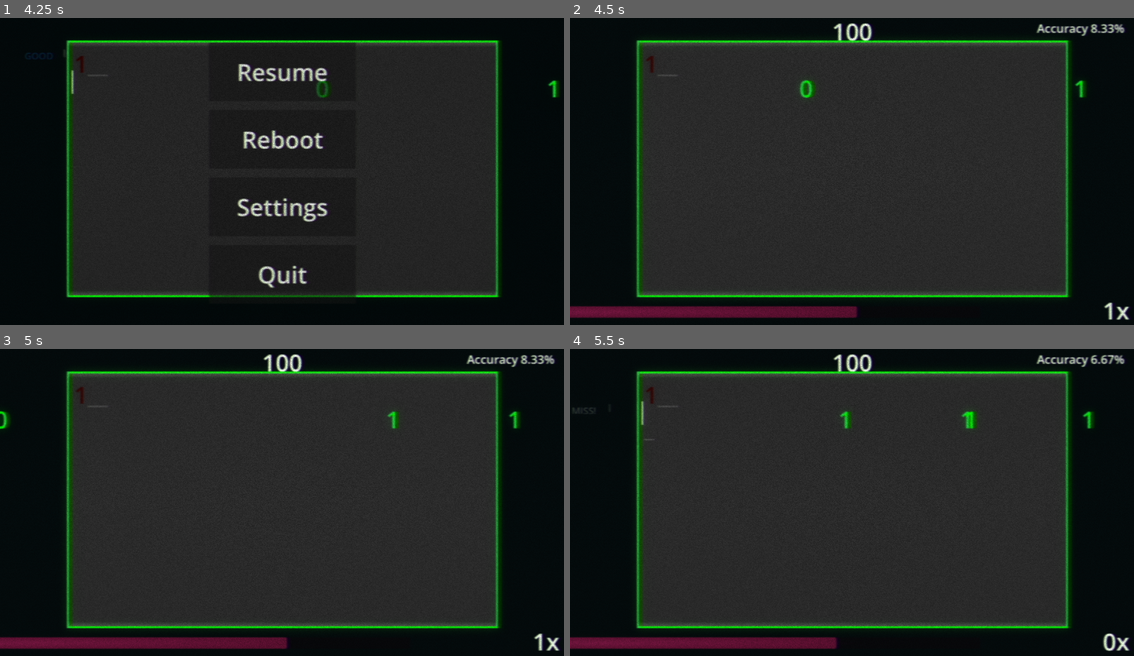
Above: before the commit, frames 1-4 (two rows, left to right).
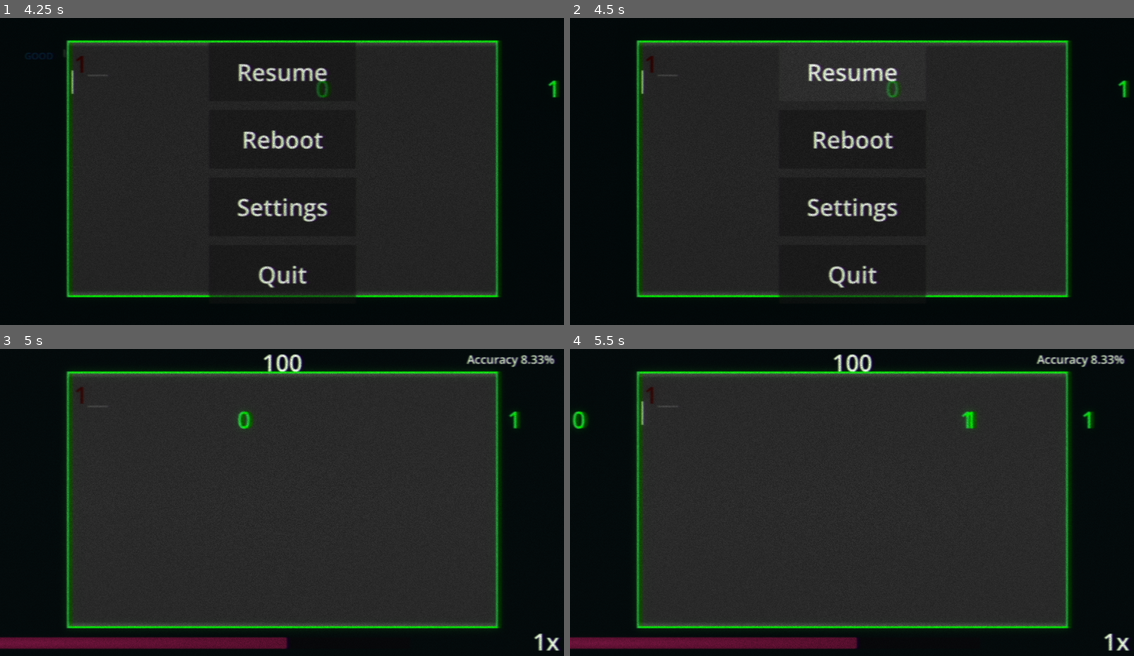
Above: after the commit, the same moments.

Repository: joeljanzen/Bitstreamer
Game: Godot game, scene res://Scenes/level.tscn
Two runs of this game, one before a commit and one after it. Both use one fixed random seed, a clock stepped at 60 frames per second and the inputs below. Sound files missing from this copy of the repository are replaced by a short silence.
Inputs (mouse positions are in pixels of both pictures, inside the frame that each line leads up to):
- Up to frame 1 (4.25 s): tap Enter (enter) at 0.5, 0.6, 1.55, 2.3, 2.85, 3.8 s; move the mouse to (406, 153) at 0.52 s; move the mouse to (169, 183) at 1.27 s; tap 0 (0 bit) at 1.35 s; move the mouse to (338, 97) at 2.02 s; tap 1 (1 bit) at 2.1 s; move the mouse to (253, 232) at 2.77 s; tap Space at 3.5 s; move the mouse to (451, 217) at 3.52 s; tap W (spawn 0 bit) at 3.6 s; tap Escape (pause) at 4.15 s
- Up to frame 2 (4.5 s): click "Resume" at 4.25 s
- Up to frame 3 (5 s): no input
- Up to frame 4 (5.5 s): move the mouse to (682, 453) at 5.02 s; tap Q (spawn 1 bit) at 5.1 s; tap Enter (enter) at 5.3 s

Frame 1 is identical in both runs. In frame 2, 5.6% of the frame differs, in the area x 0-100%, y 1-99%; in frame 3, 0.3%; in frame 4, 0.6%.

Commit message:
Placeholder menu sounds

Diff:
--- a/Scenes/game_crash_ui.tscn
+++ b/Scenes/game_crash_ui.tscn
@@ -3,6 +3,8 @@
 [ext_resource type="Script" uid="uid://dy2rtpl8ydwo1" path="res://Scripts/UI/game_crash_ui.gd" id="1_pwu0n"]
 [ext_resource type="Texture2D" uid="uid://ck0tbadym1fsj" path="res://Resources/Sprites/UI/Windows-BSOD-scaled.jpg" id="2_3m6g7"]
 [ext_resource type="Theme" uid="uid://c7c1pti6lqmg4" path="res://Resources/Themes/bit_font.tres" id="3_lbv4o"]
+[ext_resource type="AudioStream" uid="uid://dwyebhm5je5x6" path="res://Resources/Audio/SFX/MenuFocus.wav" id="4_rxu5j"]
+[ext_resource type="AudioStream" uid="uid://cmnpxs8mq0ia5" path="res://Resources/Audio/SFX/MenuClick.wav" id="5_4o26s"]
 
 [node name="GameCrashUI" type="Control" unique_id=1755645710]
 layout_mode = 3
@@ -88,5 +90,14 @@
 scroll_active = false
 horizontal_alignment = 2
 
+[node name="MenuFocus" type="AudioStreamPlayer" parent="." unique_id=280739703]
+stream = ExtResource("4_rxu5j")
+bus = &"SFX"
+
+[node name="MenuClick" type="AudioStreamPlayer" parent="." unique_id=2035866713]
+stream = ExtResource("5_4o26s")
+
+[connection signal="mouse_entered" from="CanvasLayer/Reboot" to="." method="_on_reboot_mouse_entered"]
 [connection signal="pressed" from="CanvasLayer/Reboot" to="." method="_on_reboot_pressed"]
+[connection signal="mouse_entered" from="CanvasLayer/Quit" to="." method="_on_quit_mouse_entered"]
 [connection signal="pressed" from="CanvasLayer/Quit" to="." method="_on_quit_pressed"]
--- a/Scenes/game_win_ui.tscn
+++ b/Scenes/game_win_ui.tscn
@@ -3,6 +3,8 @@
 [ext_resource type="Script" uid="uid://cew6oygr25lcw" path="res://Scripts/UI/game_win_ui.gd" id="1_ied5b"]
 [ext_resource type="Texture2D" uid="uid://ck0tbadym1fsj" path="res://Resources/Sprites/UI/Windows-BSOD-scaled.jpg" id="2_obi77"]
 [ext_resource type="Theme" uid="uid://c7c1pti6lqmg4" path="res://Resources/Themes/bit_font.tres" id="3_e04pd"]
+[ext_resource type="AudioStream" uid="uid://dwyebhm5je5x6" path="res://Resources/Audio/SFX/MenuFocus.wav" id="4_e04pd"]
+[ext_resource type="AudioStream" uid="uid://cmnpxs8mq0ia5" path="res://Resources/Audio/SFX/MenuClick.wav" id="5_i62qj"]
 
 [node name="GameWinUI" type="Control" unique_id=1755645710]
 layout_mode = 3
@@ -106,5 +108,14 @@
 scroll_active = false
 horizontal_alignment = 2
 
+[node name="MenuFocus" type="AudioStreamPlayer" parent="." unique_id=1371278344]
+stream = ExtResource("4_e04pd")
+bus = &"SFX"
+
+[node name="MenuClick" type="AudioStreamPlayer" parent="." unique_id=1631289638]
+stream = ExtResource("5_i62qj")
+
+[connection signal="mouse_entered" from="CanvasLayer/PlayAgain" to="." method="_on_play_again_mouse_entered"]
 [connection signal="pressed" from="CanvasLayer/PlayAgain" to="." method="_on_play_again_pressed"]
+[connection signal="mouse_entered" from="CanvasLayer/Quit" to="." method="_on_quit_mouse_entered"]
 [connection signal="pressed" from="CanvasLayer/Quit" to="." method="_on_quit_pressed"]
--- a/Scenes/pause_ui.tscn
+++ b/Scenes/pause_ui.tscn
@@ -2,6 +2,8 @@
 
 [ext_resource type="Theme" uid="uid://c7c1pti6lqmg4" path="res://Resources/Themes/bit_font.tres" id="1_bthaf"]
 [ext_resource type="Script" uid="uid://dpvq8ox1q4rjb" path="res://Scripts/UI/pause_ui.gd" id="1_srqh7"]
+[ext_resource type="AudioStream" uid="uid://dwyebhm5je5x6" path="res://Resources/Audio/SFX/MenuFocus.wav" id="3_cf5hy"]
+[ext_resource type="AudioStream" uid="uid://cmnpxs8mq0ia5" path="res://Resources/Audio/SFX/MenuClick.wav" id="4_w3mym"]
 
 [node name="pause_ui" type="Control" unique_id=1762296446]
 layout_mode = 3
@@ -46,7 +48,18 @@
 theme = ExtResource("1_bthaf")
 text = "Quit"
 
+[node name="MenuFocus" type="AudioStreamPlayer" parent="." unique_id=1362538356]
+stream = ExtResource("3_cf5hy")
+bus = &"SFX"
+
+[node name="MenuClick" type="AudioStreamPlayer" parent="." unique_id=1198576290]
+stream = ExtResource("4_w3mym")
+
+[connection signal="mouse_entered" from="CanvasLayer/Resume" to="." method="_on_resume_mouse_entered"]
 [connection signal="pressed" from="CanvasLayer/Resume" to="." method="_on_resume_pressed"]
+[connection signal="mouse_entered" from="CanvasLayer/Reboot" to="." method="_on_reboot_mouse_entered"]
 [connection signal="pressed" from="CanvasLayer/Reboot" to="." method="_on_reboot_pressed"]
+[connection signal="mouse_entered" from="CanvasLayer/Settings" to="." method="_on_settings_mouse_entered"]
 [connection signal="pressed" from="CanvasLayer/Settings" to="." method="_on_settings_pressed"]
+[connection signal="mouse_entered" from="CanvasLayer/Quit" to="." method="_on_quit_mouse_entered"]
 [connection signal="pressed" from="CanvasLayer/Quit" to="." method="_on_quit_pressed"]
--- a/Scenes/play_area.tscn
+++ b/Scenes/play_area.tscn
@@ -9,10 +9,10 @@
 [ext_resource type="Texture2D" uid="uid://cd67wwlog7jx3" path="res://Resources/Sprites/Cursor/cursor_enter.png" id="5_8vi7n"]
 [ext_resource type="Texture2D" uid="uid://bxalqsmxkj2j0" path="res://Resources/Sprites/Cursor/cursor.png" id="6_pcu3v"]
 [ext_resource type="Texture2D" uid="uid://dfpghwucv3n7n" path="res://Resources/Sprites/Cursor/cursor_up.png" id="7_3d5pw"]
-[ext_resource type="AudioStream" uid="uid://rl8f7krqudnc" path="res://Resources/Audio/SFX/ButtonPushClick PE1090101.wav" id="10_40bvh"]
-[ext_resource type="AudioStream" uid="uid://ddssc54kp7gk2" path="res://Resources/Audio/SFX/HitsImpacts EC09_48_1.wav" id="10_pcu3v"]
-[ext_resource type="AudioStream" uid="uid://8gt8sj4us0p8" path="res://Resources/Audio/SFX/PercussionAccents EC09_76_2.wav" id="11_40bvh"]
-[ext_resource type="AudioStream" uid="uid://dwh14dbk4rfv5" path="res://Resources/Audio/SFX/el_interface_click_06_hpx.wav" id="12_40bvh"]
+[ext_resource type="AudioStream" uid="uid://rl8f7krqudnc" path="res://Resources/Audio/SFX/BitClick.wav" id="10_40bvh"]
+[ext_resource type="AudioStream" uid="uid://ddssc54kp7gk2" path="res://Resources/Audio/SFX/LineClearHit.wav" id="10_pcu3v"]
+[ext_resource type="AudioStream" uid="uid://8gt8sj4us0p8" path="res://Resources/Audio/SFX/BitMiss.wav" id="11_40bvh"]
+[ext_resource type="AudioStream" uid="uid://dwh14dbk4rfv5" path="res://Resources/Audio/SFX/EmptyClick.wav" id="12_40bvh"]
 
 [sub_resource type="SpriteFrames" id="SpriteFrames_dtjkg"]
 animations = [{
--- a/Scripts/UI/game_crash_ui.gd
+++ b/Scripts/UI/game_crash_ui.gd
@@ -6,6 +6,9 @@
 @onready var _combo_label: RichTextLabel = $CanvasLayer/Combo
 @onready var _score_label: RichTextLabel = $CanvasLayer/Score
 @onready var _clicks_label: RichTextLabel = $CanvasLayer/Clicks
+# Sounds.
+@onready var _menu_focus_sound: AudioStreamPlayer = $MenuFocus
+@onready var _menu_click_sound: AudioStreamPlayer = $MenuClick
 
 ## Contains statistics for the current level.
 var statistics: LevelStatistics
@@ -38,9 +41,19 @@
 
 ## The player has pressed the reboot button. Clearly.
 func _on_reboot_pressed() -> void:
+	_menu_click_sound.play()
+	await _menu_click_sound.finished
 	get_tree().reload_current_scene()
 
 
 ## The player has pressed the quit button. Clearly.
 func _on_quit_pressed() -> void:
 	get_tree().quit(0)
+
+
+func _on_reboot_mouse_entered() -> void:
+	_menu_focus_sound.play()
+
+
+func _on_quit_mouse_entered() -> void:
+	_menu_focus_sound.play()
--- a/Scripts/UI/game_win_ui.gd
+++ b/Scripts/UI/game_win_ui.gd
@@ -6,6 +6,9 @@
 @onready var _combo_label: RichTextLabel = $CanvasLayer/Combo
 @onready var _score_label: RichTextLabel = $CanvasLayer/Score
 @onready var _clicks_label: RichTextLabel = $CanvasLayer/Clicks
+# Sounds.
+@onready var _menu_focus_sound: AudioStreamPlayer = $MenuFocus
+@onready var _menu_click_sound: AudioStreamPlayer = $MenuClick
 
 ## Contains statistics for the current level.
 var statistics: LevelStatistics
@@ -38,9 +41,19 @@
 
 ## The player has pressed the play again button. Clearly.
 func _on_play_again_pressed() -> void:
+	_menu_click_sound.play()
+	await _menu_click_sound.finished
 	get_tree().reload_current_scene()
 
 
 ## The player has pressed the quit button. Clearly.
 func _on_quit_pressed() -> void:
 	get_tree().quit(0)
+
+
+func _on_play_again_mouse_entered() -> void:
+	_menu_focus_sound.play()
+
+
+func _on_quit_mouse_entered() -> void:
+	_menu_focus_sound.play()
--- a/Scripts/UI/pause_ui.gd
+++ b/Scripts/UI/pause_ui.gd
@@ -1,6 +1,9 @@
 class_name PauseUI
 extends Control
 ## Pause the current game, letting the player quit, change settings, or resume.
+
+@onready var _menu_focus_sound: AudioStreamPlayer = $MenuFocus
+@onready var _menu_click_sound: AudioStreamPlayer = $MenuClick
 
 ## Emitted when the resume button is pressed.
 signal resumed
@@ -13,12 +16,15 @@
 
 ## The player has pressed the resume button.
 func _on_resume_pressed() -> void:
+	_menu_click_sound.play()
+	await _menu_click_sound.finished
 	resumed.emit()
 
 
 ## The player has pressed the settings button.
 func _on_settings_pressed() -> void:
-	pass # Instantiate settings scene here!
+	_menu_click_sound.play()
+	# Instantiate settings scene here!
 
 
 ## The player has pressed the quit button.
@@ -28,4 +34,22 @@
 
 ## The player has pressed the reboot button. Clearly.
 func _on_reboot_pressed() -> void:
+	_menu_click_sound.play()
+	await _menu_click_sound.finished
 	get_tree().reload_current_scene()
+
+
+func _on_resume_mouse_entered() -> void:
+	_menu_focus_sound.play()
+
+
+func _on_reboot_mouse_entered() -> void:
+	_menu_focus_sound.play()
+
+
+func _on_settings_mouse_entered() -> void:
+	_menu_focus_sound.play()
+
+
+func _on_quit_mouse_entered() -> void:
+	_menu_focus_sound.play()
Not shown, changed: Resources/Audio/SFX/BitClick.wav.import
Not shown, added: Resources/Audio/SFX/BitMiss.wav.import
Not shown, changed: Resources/Audio/SFX/EmptyClick.wav.import
Not shown, changed: Resources/Audio/SFX/LineClearHit.wav.import
Not shown, changed: Resources/Audio/SFX/MenuClick.wav.import
Not shown, changed: Resources/Audio/SFX/MenuFocus.wav.import
Not shown, removed: Resources/Audio/SFX/PercussionAccents EC09_76_2.wav.import
Not shown, added: Resources/Audio/SFX/BitClick.wav
Not shown, added: Resources/Audio/SFX/BitMiss.wav
Not shown, added: Resources/Audio/SFX/EmptyClick.wav
Not shown, added: Resources/Audio/SFX/LineClearHit.wav
Not shown, added: Resources/Audio/SFX/MenuClick.wav
(and 1 more such lines)
